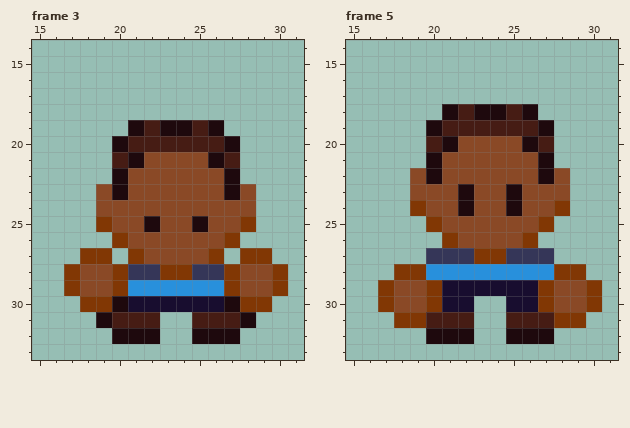
Pixel-art file: Aseprite/Npc's/Otton.aseprite. The picture above is the old version.
48x48 pixels, 6 frames. Shown: frame 3: x 15..31, y 14..33; frame 5: x 15..31, y 14..33. The commit also changed other frames, which this record leaves out.
After the commit:
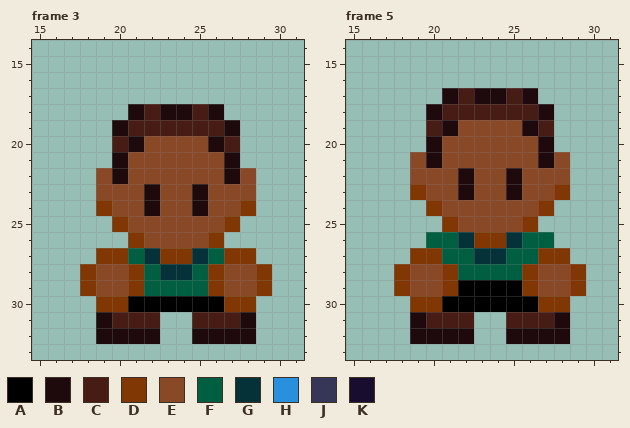
Palette (. is transparent): A #000000  B #1e090d  C #461c14  D #813704  E #8a4926  F #005f41  G #053239  H #2890dc  J #353658  K #180d2f
Edits made:
Changed rows in their new state; - is an unchanged pixel.
Frame 3, layers "Head", "Hands", "Body":
first column x 17:
18 ----BCBBCB----
19 ---BC-CC-CB---
20 ---CBEEEEBC---
21 ---BE----EB---
22 --E--------E--
23 ---E-B--B-E---
24 --D--B--B--D--
25 --.D-E--E-D.--
26 ---.D----D.---
27 -.-DFGDDGFD-.-
28 .D-EDFGGFDE-D.
29 .D-EDFFFFDE-D.
30 -.-DAAAAAAD-.-
32 --B--------B--
Frame 5, layers "Head", "Hands", "Body":
first column x 17:
17 ----BCBBCB----
18 ---BC-CC-CB---
19 ---CBEEEEBC---
20 ---BE----EB---
21 --E--------E--
22 ---E-B--B-E---
23 --D--------D--
24 --.D-E--E-D.--
25 ---.D----D.---
26 ---FFGDDGFF---
27 --DDFFGGFFDD--
28 --EEDFFFFDEE--
29 .D-EDAAAADE-D.
30 ..D-AAAAAA-D..
31 -.B--------B.-
32 --B--------B--
Where, in picture pixels (left, top, right, bottom), the same in both pictures:
changed: (64, 104, 288, 344)
changed: (378, 88, 602, 344)
